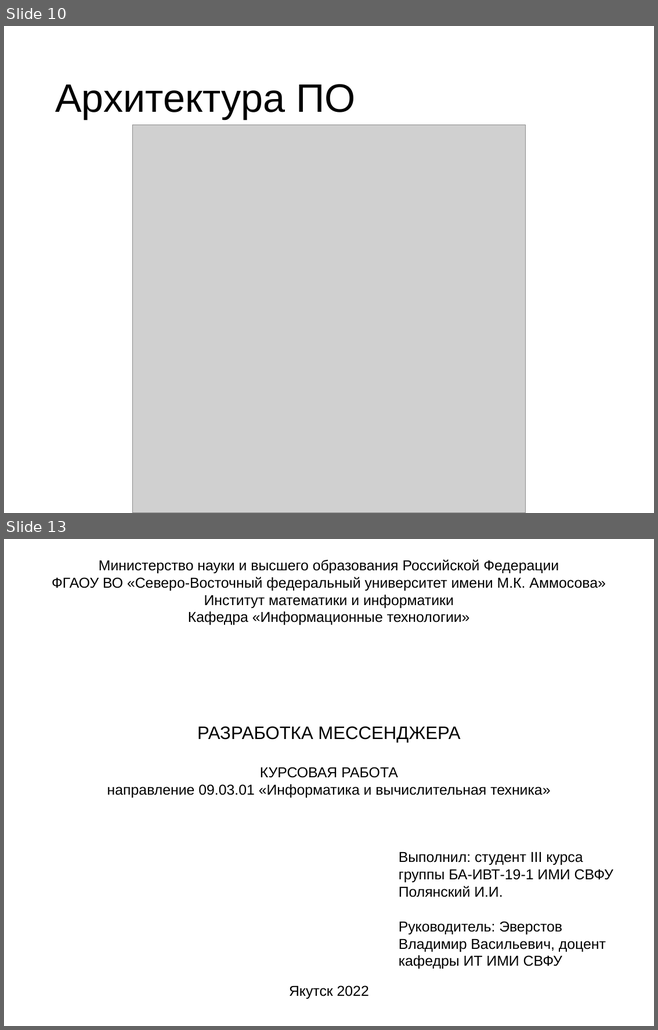
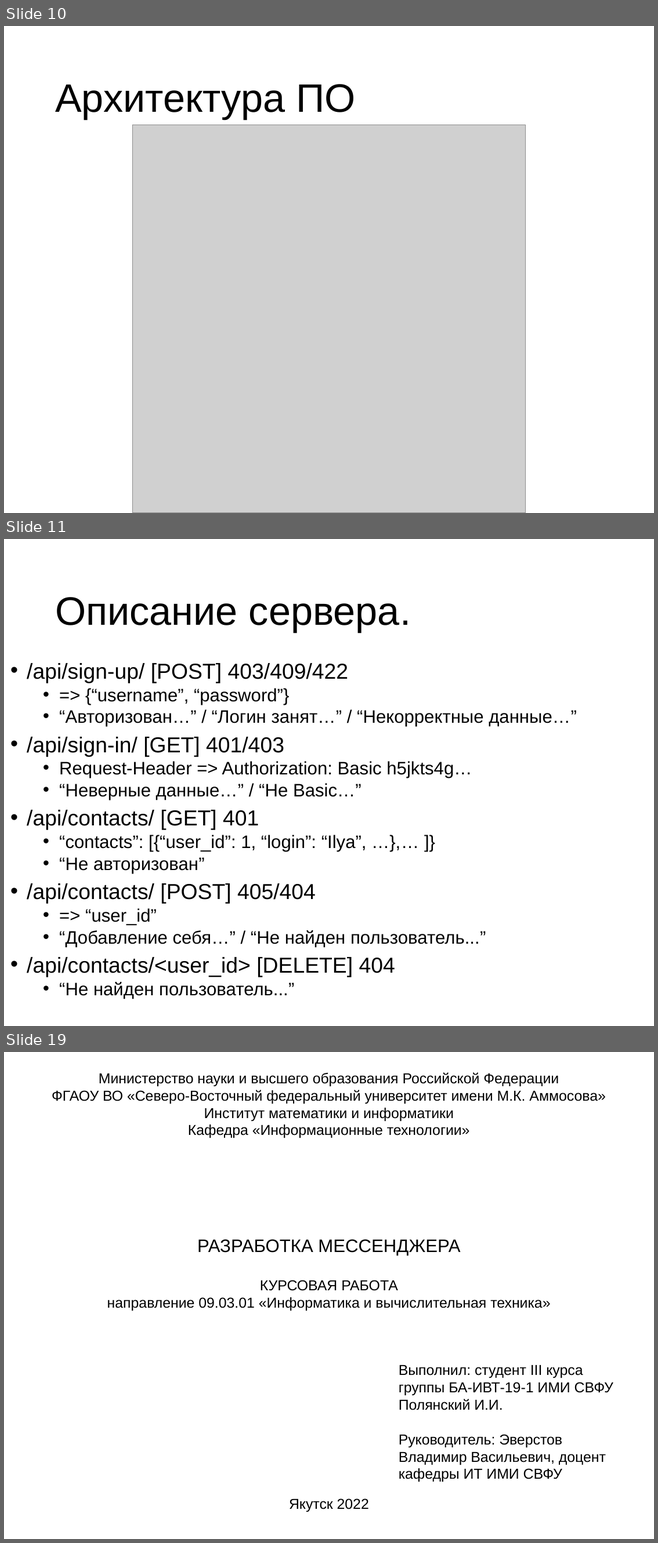
Before and after one commit to SadScream/coursework, a slide deck: Презентация Полянский.pptx. Shown one above the other, each under a label of ours: slides 10 and 13 before the commit, slides 10, 11 and 19 after it; the slides between them are not shown. The pictures are 658x1030 and 658x1543 pixels, drawn with LibreOffice and Linux fonts; fonts in the diff are those of the drawing; grey boxes stand for pictures. Boxes give left, top, right and bottom in pixels: in the first picture for what was removed or moved away, otherwise in the second. Text is boxed around its words. In the diff, an @@ line names an element or a change of style, - is before the commit and + after.

Commit message:
добавлен код в приложение, немного подредактированы файлы проекта

```diff
--- a/Презентация Полянский.pptx
+++ b/Презентация Полянский.pptx
@@ slide 11 added at bbox=[4, 539, 654, 1026], background #FFFFFF @@
@@ title added at bbox=[55, 597, 411, 632], 44 pt, text #000000 @@
+Описание сервера.
@@ text added at bbox=[27, 663, 576, 999], 20 pt, text #000000 @@
+• /api/sign-up/ [POST] 403/409/422
+  • => {“username”, “password”}
+  • “Авторизован…” / “Логин занят…” / “Некорректные данные…”
+• /api/sign-in/ [GET] 401/403
+  • Request-Header => Authorization: Basic h5jkts4g…
+  • “Неверные данные…” / “Не Basic…”
+• /api/contacts/ [GET] 401
+  • “contacts”: [{“user_id”: 1, “login”: “Ilya”, …},… ]}
+  • “Не авторизован”
+• /api/contacts/ [POST] 405/404
+  • => “user_id”
+  • “Добавление себя…” / “Не найден пользователь...”
+• /api/contacts/<user_id> [DELETE] 404
+  • “Не найден пользователь...”
@@ what was slide 13 is now slide 19 @@
```
Also in this commit, not shown: 1 slide changed, 6 other slides added, 1 slide removed, 34 other files.
